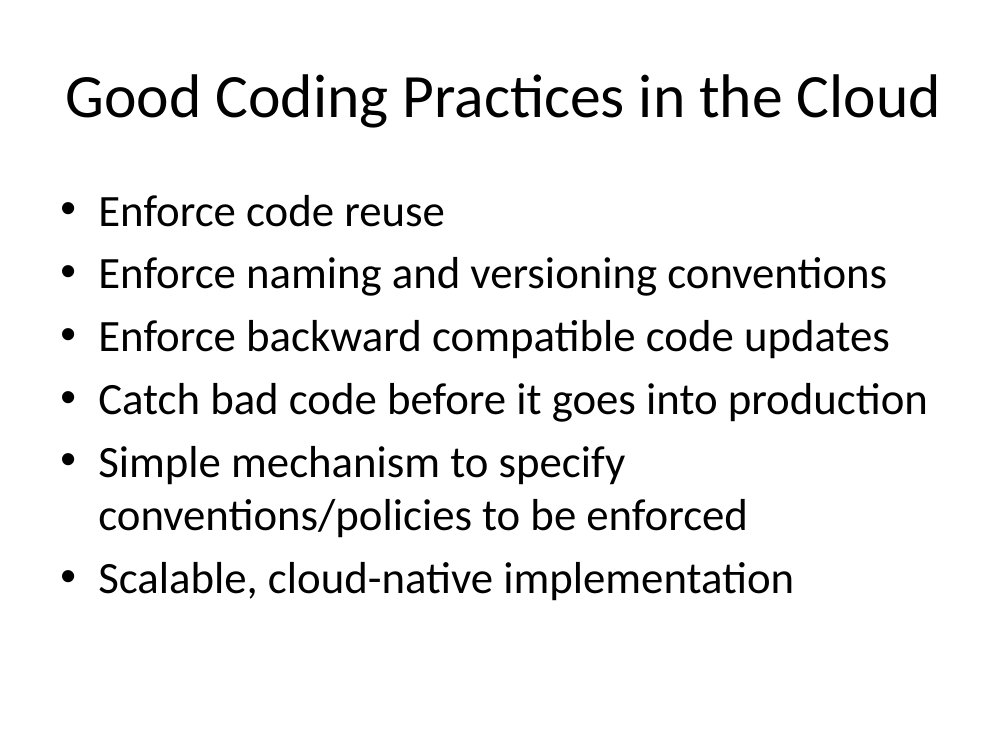
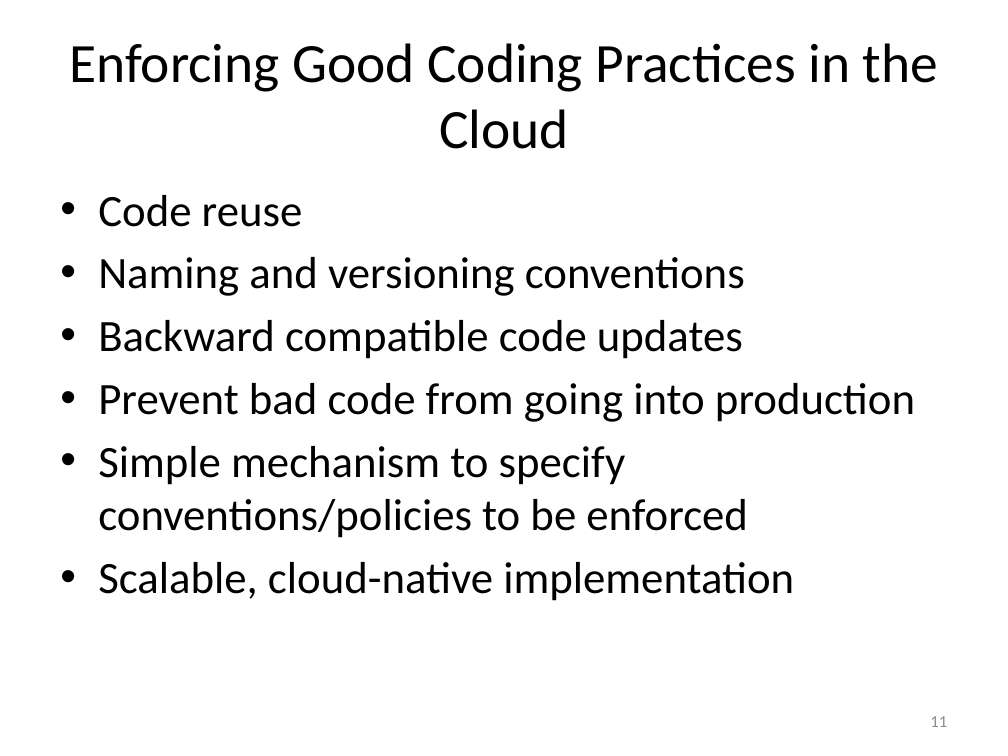
Before and after one commit to Dithn/eager-appscale, a slide deck: slide 11 of Eager/elk-experiment/appserver/system_design.pptx. Drawn at 1008x756 pixels with LibreOffice and Linux fonts; fonts in the diff are those of the drawing. Boxes give left, top, right and bottom in pixels: in the first picture for what was removed or moved away, otherwise in the second. Text is boxed around its words. In the diff, an @@ line names an element or a change of style, - is before the commit and + after.

```diff
--- a/Eager/elk-experiment/appserver/system_design.pptx
+++ b/Eager/elk-experiment/appserver/system_design.pptx
@@ title at [69,43,938,149]: text changed; size 44 to 39.6 pt @@
-Good Coding Practices in the Cloud
+Enforcing Good Coding Practices in the Cloud
@@ text at [98,195,915,422]: text changed @@
-• Enforce code reuse
-• Enforce naming and versioning conventions
-• Enforce backward compatible code updates
-• Catch bad code before it goes into production
+• Code reuse
+• Naming and versioning conventions
+• Backward compatible code updates
+• Prevent bad code from going into production
@@ page number added at [930,716,947,727], 12 pt, text #8C8C8C @@
+11
```
Also in this commit, not shown: 43 other slides changed.
